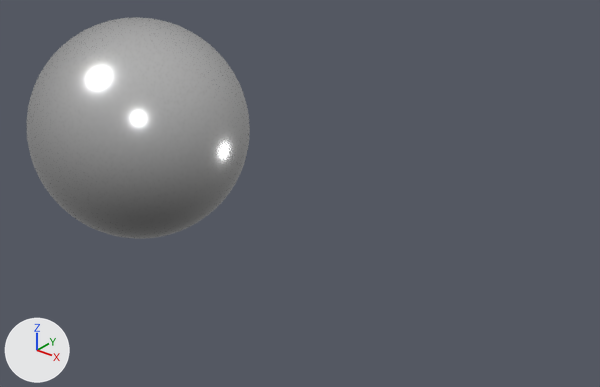
The glTF model Resources/glTF/Sphere/Sphere.gltf: old version first, new version second.
One viewpoint serves both versions: a camera (50 mm lens) standing at (5.54, -4.61, 2.77) and looking at (1.76, 0.11, -0.16). Every picture has the same lights, and +X, +Y and +Z are marked at lower left.

The scene before the commit, as lines of its bpy script (objects in view):
```python
me_sphere = bpy.data.meshes.new('Sphere')
me_sphere.from_pydata(...)  # 1986 vertices, 3968 faces; spans x -0.99..0.99, y -0.99..0.99, z -1.0..1.0
me_sphere.materials.append(mat_material)  # white #e7e7e7
ob_sphere = bpy.data.objects.new('Sphere', me_sphere)
ob_sphere.location = (0.0, 0.0, 0.0)
```
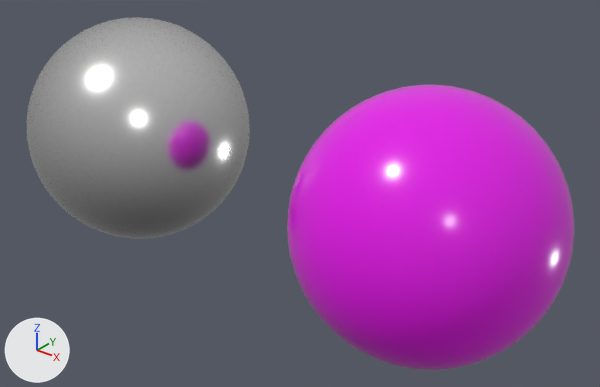
Location of each change, (x1, y1, x2, y2) in pixels of the pictures (600 x 387 px):
'Unnamed Node 1', added (pink): after (287, 85, 574, 370)

The change in detail:
Material 'Copy of Material' (mat_copy_of_material) is new.
Its base color is (0.8, 0.0, 0.8) (pink #e700e7).
Its roughness is 0.2.
Mesh me_copy_of_sphere is new.
It has 1986 vertices, 3968 faces and spans x -0.99..0.99, y -0.99..0.99, z -1.0..1.0.
It uses material mat_copy_of_material (pink #e700e7).
Object 'Unnamed Node 1' (ob_unnamed_node_1) is new; it shows me_copy_of_sphere.
Its location is (3.0, 0.0, 0.0).
